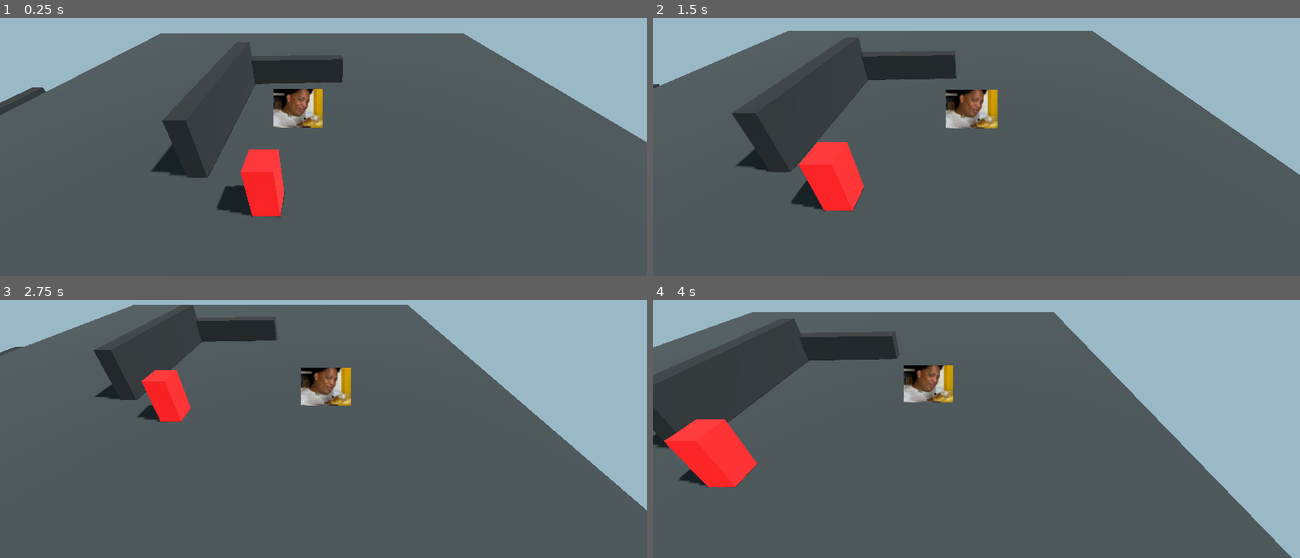
Above: before the commit, frames 1-4 (two rows, left to right).
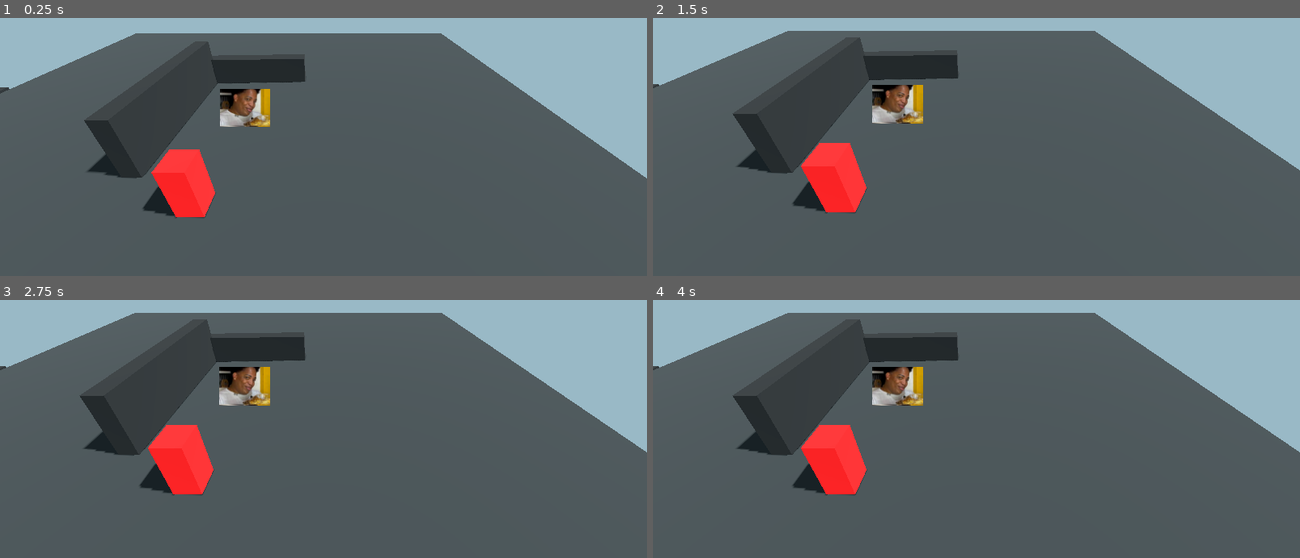
Above: after the commit, the same moments.

Repository: MuriloScalconSantos/GameJamPlus_2026
Game: Godot game, scene res://Scenes/mundo_teste.tscn
The game is run twice, just before and just after one commit, with the same random seed, the same clock (stepped at 60 frames per second) and the same inputs.
Inputs:
- Up to frame 1 (0.25 s): no input
- Up to frame 2 (1.5 s): tap Enter at 0.5 s; hold Right (ui_right) 0.53-1.28 s; hold Down (ui_down) from 1.28 s (still down)
- Up to frame 3 (2.75 s): release Down (ui_down) at 2.03 s; hold Right (ui_right) from 2.03 s (still down)
- Up to frame 4 (4 s): release Right (ui_right) at 2.78 s; hold Up (ui_up) 2.78-3.53 s; hold Left (ui_left) from 3.53 s (still down)

The runs differ from the first frame. In frame 1, 17% of the frame differs, in the area x 0-100%, y 5-78%; in frame 2, 3.3%; in frame 3, 19%; in frame 4, 28%, in the area x 0-100%, y 4-100%.

Commit message:
movimentação e camera atualizada
bugs conhecidos:  camera ainda não espelha, mudar camera posição X= -4 quando flip sprite3d

Diff:
--- a/Scenes/mundo_teste.tscn
+++ b/Scenes/mundo_teste.tscn
@@ -85,5 +85,5 @@
 [node name="CollisionShape3D" type="CollisionShape3D" parent="Ambiente/bloco2/StaticBody3D" unique_id=1136265419]
 shape = SubResource("ConcavePolygonShape3D_ml3pm")
 
-[node name="CharacterBody3D" parent="Ambiente" unique_id=725353514 instance=ExtResource("1_ebs18")]
+[node name="Player" parent="Ambiente" unique_id=725353514 instance=ExtResource("1_ebs18")]
 transform = Transform3D(1, 0, 0, 0, 0.8539098, 0.520421, 0, -0.520421, 0.8539098, 0, 1.545512, 0)
--- a/player/Player2.tscn
+++ b/player/Player2.tscn
@@ -6,7 +6,7 @@
 
 [sub_resource type="BoxShape3D" id="BoxShape3D_4r3th"]
 
-[node name="CharacterBody3D" type="CharacterBody3D" unique_id=725353514]
+[node name="Player" type="CharacterBody3D" unique_id=725353514]
 script = ExtResource("1_s7sam")
 
 [node name="CollisionShape3D" type="CollisionShape3D" parent="." unique_id=16179569]
@@ -16,5 +16,5 @@
 texture = ExtResource("2_iflxx")
 
 [node name="Camera3D" type="Camera3D" parent="Sprite3D" unique_id=1458957469]
-transform = Transform3D(1, 0, 0, 0, 1, 0, 0, 0, 1, 1.3111937, 0.51951885, 12.098373)
+transform = Transform3D(1, 0, 0, 0, 1, 0, 0, 0, 1, 4, 0.5, 12)
 script = ExtResource("3_iflxx")
--- a/player/camera_3d.gd
+++ b/player/camera_3d.gd
@@ -1,7 +1,9 @@
 extends Camera3D
 ## Câmera com seguimento por mola (delay + momentum).
+## Espelha o offset X (ex.: 1.30 -> -1.30) quando o jogador vira para a esquerda.
 ## Mantenha a Camera3D como filha do jogador: o script a desacopla sozinho.
-## A posição/ângulo que você deixar no editor define o offset e a rotação fixa.
+## A posição/ângulo que você deixar no editor define o offset e a rotação fixa
+## (o offset do editor corresponde ao jogador olhando para a DIREITA).
 
 # ---------------------------------------------------------------------------
 # ALVO
@@ -20,6 +22,17 @@
 @export var vertical_frequency: float = 8.0
 ## 1.0 = sem oscilação. Abaixo de 1.0 a câmera "passa do ponto" e volta (efeito mola).
 @export_range(0.1, 2.0) var damping_ratio: float = 0.75
+
+# ---------------------------------------------------------------------------
+# ESPELHAMENTO HORIZONTAL
+# ---------------------------------------------------------------------------
+@export_group("Espelhamento")
+## Espelha o offset X do editor ao virar para a esquerda (1.30 -> -1.30).
+@export var mirror_offset: bool = true
+## Velocidade da troca de lado. Menor = troca mais lenta e suave.
+@export var flip_smoothing: float = 6.0
+## Deslocamento extra em X na direção em que o jogador olha (0 = só espelha o offset).
+@export var facing_offset: float = 0.0
 
 # ---------------------------------------------------------------------------
 # ANTECIPAÇÃO
@@ -54,6 +67,8 @@
 var _offset: Vector3 = Vector3.ZERO
 var _velocity: Vector3 = Vector3.ZERO
 var _base_fov: float = 75.0
+var _facing_sign: float = 1.0     # alvo: 1 = direita, -1 = esquerda
+var _facing_current: float = 1.0  # valor suavizado entre 1 e -1
 
 
 func _ready() -> void:
@@ -75,6 +90,10 @@
 
 	if target.has_signal(&"landed"):
 		target.connect(&"landed", _on_target_landed)
+	if target.has_signal(&"facing_changed"):
+		target.connect(&"facing_changed", _on_target_facing_changed)
+	else:
+		push_warning("CameraFollow: o alvo não tem o sinal 'facing_changed'; o espelhamento não vai funcionar.")
 
 
 func _process(delta: float) -> void:
@@ -85,9 +104,13 @@
 		target_velocity = (target as CharacterBody3D).velocity
 	var horizontal_velocity: Vector3 = Vector3(target_velocity.x, 0.0, target_velocity.z)
 
-	# Posição desejada: alvo + offset + antecipação na direção do movimento
+	# Suaviza a troca de lado (1 -> -1) e monta o offset espelhado
+	_facing_current = lerpf(_facing_current, _facing_sign, 1.0 - exp(-flip_smoothing * delta))
+	var current_offset: Vector3 = _get_mirrored_offset(_facing_current)
+
+	# Posição desejada: alvo + offset espelhado + antecipação na direção do movimento
 	var lead: Vector3 = (horizontal_velocity * look_ahead).limit_length(look_ahead_max)
-	var desired: Vector3 = target.global_position + _offset + lead
+	var desired: Vector3 = target.global_position + current_offset + lead
 
 	# Mola amortecida: aceleração = -k * deslocamento - c * velocidade
 	var k_h: float = follow_frequency * follow_frequency
@@ -111,11 +134,23 @@
 	fov = lerpf(fov, target_fov, 1.0 - exp(-fov_smoothing * delta))
 
 
+## Offset do editor com o X espelhado conforme o lado (1 = direita, -1 = esquerda).
+func _get_mirrored_offset(side: float) -> Vector3:
+	var x: float = _offset.x * (side if mirror_offset else 1.0)
+	x += facing_offset * side
+	return Vector3(x, _offset.y, _offset.z)
+
+
 func _on_target_landed(impact_speed: float) -> void:
 	_velocity.y -= clampf(impact_speed * landing_kick, 0.0, landing_kick_max)
+
+
+func _on_target_facing_changed(facing_right: bool) -> void:
+	_facing_sign = 1.0 if facing_right else -1.0
 
 
 ## Teleporta a câmera para a posição ideal sem mola (use ao dar respawn).
 func snap_to_target() -> void:
 	_velocity = Vector3.ZERO
-	global_position = target.global_position + _offset
+	_facing_current = _facing_sign
+	global_position = target.global_position + _get_mirrored_offset(_facing_current)
--- a/player/character_body_3d.gd
+++ b/player/character_body_3d.gd
@@ -1,30 +1,36 @@
 extends CharacterBody3D
 ## Movimentação com momentum estilo Mario (eixos do mundo, sem rotação do personagem).
-## Requer a ação "run" no Input Map (opcional: sem ela, o personagem só anda).
-
-# ---------------------------------------------------------------------------
-# SINAIS (use para partículas, sons, câmera shake etc.)
-# ---------------------------------------------------------------------------
-signal landed(impact_speed: float)
-signal skid_started
-signal run_started
-
-# ---------------------------------------------------------------------------
-# MOVIMENTAÇÃO
-# ---------------------------------------------------------------------------
+## Sprite olha para a DIREITA por padrão e é espelhado ao virar para a esquerda.
+## Input e sprite são detectados automaticamente (veja o Output ao iniciar o jogo).
+
+# ===========================================================================
+# VARIÁVEIS AJUSTÁVEIS (também aparecem no Inspector)
+# ===========================================================================
+
+# --- INPUT ------------------------------------------------------------------
+@export_group("Input")
+## Procura no Input Map as ações ligadas a A/D/W/S (ignora as ui_* padrão).
+@export var auto_detect_actions: bool = true
+## Se não achar ação, lê as teclas WASD diretamente.
+@export var fallback_to_wasd_keys: bool = true
+## Opcional: força o nome de uma ação do Input Map. Vazio = detecção automática.
+@export var input_left: StringName = &""
+@export var input_right: StringName = &""
+@export var input_up: StringName = &""
+@export var input_down: StringName = &""
+
+# --- VELOCIDADE -------------------------------------------------------------
 @export_group("Velocidade")
 @export var walk_speed: float = 5.0
-@export var run_speed: float = 9.0
-
+
+# --- ACELERAÇÃO E ARRASTE ---------------------------------------------------
 @export_group("Aceleração e arraste")
-## Quão rápido atinge a velocidade alvo ao andar (unidades/s²).
+## Quão rápido atinge a velocidade alvo (unidades/s²).
 @export var walk_acceleration: float = 28.0
-## Aceleração ao correr (menor = mais "peso" para engatar a corrida).
-@export var run_acceleration: float = 18.0
 ## Fricção quando solta o direcional no chão.
 @export var ground_friction: float = 22.0
 ## Frenagem forte ao inverter a direção em velocidade alta (derrapagem).
-@export var skid_deceleration: float = 75.0
+@export var skid_deceleration: float = 55.0
 ## Velocidade mínima para considerar derrapagem.
 @export var skid_min_speed: float = 3.5
 ## Quanto menor o dot (direção vs velocidade), mais oposta precisa ser (-1 = totalmente oposta).
@@ -34,11 +40,19 @@
 ## Arraste leve no ar para não manter momentum infinito ao cair.
 @export var air_drag: float = 1.5
 
-# ---------------------------------------------------------------------------
-# JUICINESS (visual)
-# ---------------------------------------------------------------------------
+# --- SPRITE / DIREÇÃO -------------------------------------------------------
+@export_group("Sprite")
+## Opcional: Sprite3D ou AnimatedSprite3D a espelhar. Vazio = procura nos filhos.
+@export var sprite: SpriteBase3D
+## Durante a derrapada o sprite continua olhando para onde está deslizando,
+## e só vira quando a derrapada termina.
+@export var hold_facing_while_skidding: bool = true
+## Zona morta do direcional para trocar de lado.
+@export_range(0.0, 1.0) var facing_deadzone: float = 0.1
+
+# --- JUICINESS --------------------------------------------------------------
 @export_group("Juice")
-## Nó visual (mesh/modelo) que recebe squash & stretch e bobbing.
+## Opcional: nó que recebe squash & stretch e bobbing. Vazio = usa o sprite.
 ## Dica: deixe o pivô do nó nos pés para a escala não "afundar" no chão.
 @export var visual: Node3D
 @export var squash_stiffness: float = 220.0
@@ -46,18 +60,30 @@
 ## Intensidade do squash no pouso (por unidade de velocidade de queda).
 @export var landing_squash_amount: float = 0.03
 @export var landing_squash_max: float = 0.4
-@export var run_start_squash: float = 0.12
 @export var skid_squash: float = 0.18
 ## Altura do quique ao andar.
 @export var bob_height: float = 0.06
 ## Frequência do quique (relativa à velocidade).
 @export var bob_frequency: float = 1.6
 
-# ---------------------------------------------------------------------------
-# ESTADO INTERNO
-# ---------------------------------------------------------------------------
-var _is_running: bool = false
+# ===========================================================================
+# SINAIS (use para partículas, sons, câmera etc.)
+# ===========================================================================
+signal landed(impact_speed: float)
+signal skid_started
+signal facing_changed(facing_right: bool)
+
+# ===========================================================================
+# ESTADO INTERNO (não mexer)
+# ===========================================================================
+var _act_left: StringName = &""
+var _act_right: StringName = &""
+var _act_up: StringName = &""
+var _act_down: StringName = &""
+
 var _is_skidding: bool = false
+var _facing_right: bool = true
+var _use_scale_flip: bool = false
 
 # Mola do squash: positivo = achatado, negativo = esticado.
 var _squash: float = 0.0
@@ -68,10 +94,116 @@
 
 
 func _ready() -> void:
+	_resolve_visuals()
+	_resolve_inputs()
+
+
+# ---------------------------------------------------------------------------
+# SETUP: sprite / visual
+# ---------------------------------------------------------------------------
+func _resolve_visuals() -> void:
+	if sprite == null and visual is SpriteBase3D:
+		sprite = visual as SpriteBase3D
+	if sprite == null:
+		var found: Array[Node] = find_children("*", "SpriteBase3D", true, false)
+		if not found.is_empty():
+			sprite = found[0] as SpriteBase3D
+	if visual == null:
+		visual = sprite
+
 	if visual:
 		_visual_base_position = visual.position
 
-
+	# Sem sprite: espelha invertendo a escala X do visual.
+	_use_scale_flip = sprite == null
+
+	if sprite:
+		sprite.flip_h = not _facing_right
+		print("[Player] sprite espelhado: ", sprite.name)
+	elif visual:
+		print("[Player] nenhum Sprite3D encontrado; espelhando pela escala de: ", visual.name)
+	else:
+		push_warning("Player: nenhum nó visual/sprite encontrado. Atribua 'visual' no Inspector.")
+
+
+# ---------------------------------------------------------------------------
+# SETUP: input
+# ---------------------------------------------------------------------------
+func _resolve_inputs() -> void:
+	_act_left = _resolve_action(input_left, KEY_A, PackedStringArray(["left", "esq"]))
+	_act_right = _resolve_action(input_right, KEY_D, PackedStringArray(["right", "direita"]))
+	_act_up = _resolve_action(input_up, KEY_W, PackedStringArray(["up", "forward", "front", "frente", "cima"]))
+	_act_down = _resolve_action(input_down, KEY_S, PackedStringArray(["down", "back", "tras", "baixo"]))
+
+	print("[Player] input -> esquerda: %s | direita: %s | cima: %s | baixo: %s" % [
+		_describe(_act_left, "A"),
+		_describe(_act_right, "D"),
+		_describe(_act_up, "W"),
+		_describe(_act_down, "S"),
+	])
+
+
+func _resolve_action(manual: StringName, key: Key, hints: PackedStringArray) -> StringName:
+	if manual != &"":
+		if InputMap.has_action(manual):
+			return manual
+		push_warning("Player: a ação '%s' não existe no Input Map." % manual)
+	if auto_detect_actions:
+		return _find_action_for_key(key, hints)
+	return &""
+
+
+## Procura uma ação do projeto (ignora ui_*) que tenha a tecla indicada.
+## Se várias ações usarem a mesma tecla, prefere a que tiver uma dica no nome.
+func _find_action_for_key(key: Key, hints: PackedStringArray) -> StringName:
+	var fallback: StringName = &""
+	for action: StringName in InputMap.get_actions():
+		var action_name: String = String(action)
+		if action_name.begins_with("ui_"):
+			continue
+		for event: InputEvent in InputMap.action_get_events(action):
+			if event is InputEventKey:
+				var key_event: InputEventKey = event as InputEventKey
+				if key_event.physical_keycode == key or key_event.keycode == key:
+					var lower: String = action_name.to_lower()
+					for hint: String in hints:
+						if lower.contains(hint):
+							return action
+					if fallback == &"":
+						fallback = action
+	return fallback
+
+
+func _describe(action: StringName, key_name: String) -> String:
+	if action != &"":
+		return "ação '%s'" % action
+	if fallback_to_wasd_keys:
+		return "tecla %s (direta)" % key_name
+	return "(nenhuma)"
+
+
+# ---------------------------------------------------------------------------
+# LEITURA DE INPUT
+# ---------------------------------------------------------------------------
+func _axis(action: StringName, key: Key) -> float:
+	if action != &"":
+		return Input.get_action_strength(action)
+	if fallback_to_wasd_keys and Input.is_physical_key_pressed(key):
+		return 1.0
+	return 0.0
+
+
+func _read_move_input() -> Vector2:
+	var result: Vector2 = Vector2(
+		_axis(_act_right, KEY_D) - _axis(_act_left, KEY_A),
+		_axis(_act_down, KEY_S) - _axis(_act_up, KEY_W)
+	)
+	return result.limit_length(1.0)
+
+
+# ---------------------------------------------------------------------------
+# FÍSICA
+# ---------------------------------------------------------------------------
 func _physics_process(delta: float) -> void:
 	var was_on_floor: bool = is_on_floor()
 
@@ -80,26 +212,15 @@
 		velocity += get_gravity() * delta
 
 	# --- Input (eixos do mundo, não depende de rotação nem câmera) -----------
-	var input_dir: Vector2 = Input.get_vector("ui_left", "ui_right", "ui_up", "ui_down")
+	var input_dir: Vector2 = _read_move_input()
 	var direction: Vector3 = Vector3(input_dir.x, 0.0, input_dir.y)
-
-	var wants_run: bool = InputMap.has_action(&"run") and Input.is_action_pressed(&"run")
 	var has_input: bool = direction.length_squared() > 0.0001
-
-	# Detecta início da corrida (só conta se estiver se movendo)
-	var now_running: bool = wants_run and has_input
-	if now_running and not _is_running and is_on_floor():
-		run_started.emit()
-		_squash_velocity += run_start_squash * 12.0
-	_is_running = now_running
 
 	# --- Movimento horizontal com momentum ------------------------------------
 	var horizontal: Vector3 = Vector3(velocity.x, 0.0, velocity.z)
 	var on_floor: bool = is_on_floor()
 	var control: float = 1.0 if on_floor else air_control
-
-	var max_speed: float = run_speed if _is_running else walk_speed
-	var accel: float = (run_acceleration if _is_running else walk_acceleration) * control
+	var accel: float = walk_acceleration * control
 
 	if has_input:
 		var speed: float = horizontal.length()
@@ -115,10 +236,15 @@
 				skid_started.emit()
 				_squash_velocity += skid_squash * 12.0
 		else:
-			var target: Vector3 = direction * max_speed
+			var target: Vector3 = direction * walk_speed
 			horizontal = horizontal.move_toward(target, accel * delta)
 
 		_is_skidding = skidding_now
+
+		# --- Direção do sprite ---------------------------------------------------
+		var keep_facing: bool = skidding_now and hold_facing_while_skidding
+		if not keep_facing and absf(input_dir.x) > facing_deadzone:
+			_set_facing(input_dir.x > 0.0)
 	else:
 		_is_skidding = false
 		var friction: float = ground_friction if on_floor else air_drag
@@ -142,6 +268,15 @@
 	_update_juice(delta)
 
 
+func _set_facing(facing_right: bool) -> void:
+	if facing_right == _facing_right:
+		return
+	_facing_right = facing_right
+	if sprite:
+		sprite.flip_h = not facing_right
+	facing_changed.emit(facing_right)
+
+
 func _update_juice(delta: float) -> void:
 	if not visual:
 		return
@@ -151,16 +286,18 @@
 	_squash_velocity += spring_force * delta
 	_squash += _squash_velocity * delta
 
-	# Achata no Y e expande em X/Z (preserva volume aproximado)
+	# Achata no Y e expande em X/Z (preserva volume aproximado).
+	# Se não há sprite, o espelhamento é feito invertendo o X da escala.
+	var flip: float = -1.0 if (_use_scale_flip and not _facing_right) else 1.0
 	visual.scale = Vector3(
-		1.0 + _squash * 0.5,
+		(1.0 + _squash * 0.5) * flip,
 		1.0 - _squash,
 		1.0 + _squash * 0.5
 	)
 
 	# Bobbing proporcional à velocidade, só no chão
 	var horizontal_speed: float = Vector2(velocity.x, velocity.z).length()
-	var speed_ratio: float = clampf(horizontal_speed / run_speed, 0.0, 1.0)
+	var speed_ratio: float = clampf(horizontal_speed / walk_speed, 0.0, 1.0)
 
 	var bob: float = 0.0
 	if is_on_floor() and speed_ratio > 0.05:
